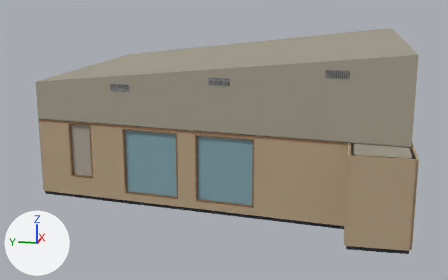
Renders of the glTF model preview/room-review.glb from each side of a commit.
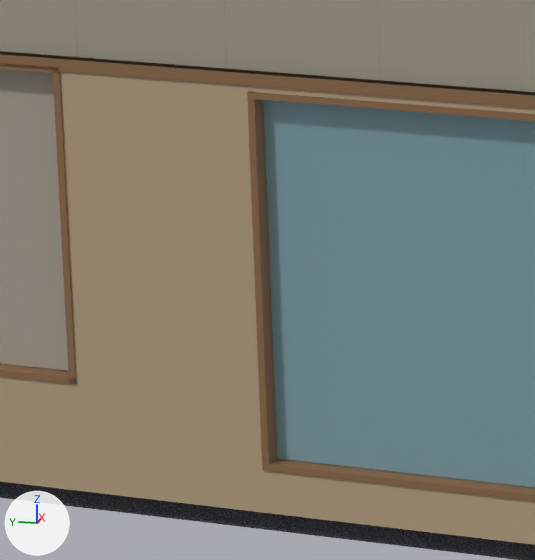
The first picture shows the older version from a 50 mm camera at (-25.5, 2.2, 7.4) aimed at (-0.3, 7.2, 1.1). The close-ups show the older and then the newer version on the part from 18% to 38% of the width and 40% to 74% of the height of that picture. Only the edits that show in the close-ups are written down. Every picture has the same lights, and +X, +Y and +Z are marked at lower left. Where no turn or scale is listed for an object, it has been applied to the vertices.

Objects in the first close-up: 'Door_West_Rear_Frame_A', 'Door_West_Rear_Infill', 'Floor_ScanFootprint', 'Trim_west', 'Wall_Door_West_Rear_Pier', 'Wall_Door_West_Rear_Sill', 'Wall_Upper_west', 'Wall_Window_West_2_Header', 'Wall_Window_West_2_Sill', 'Window_West_2_Frame_B', 'Window_West_2_Frame_Bottom', 'Window_West_2_Infill' and 4 more.
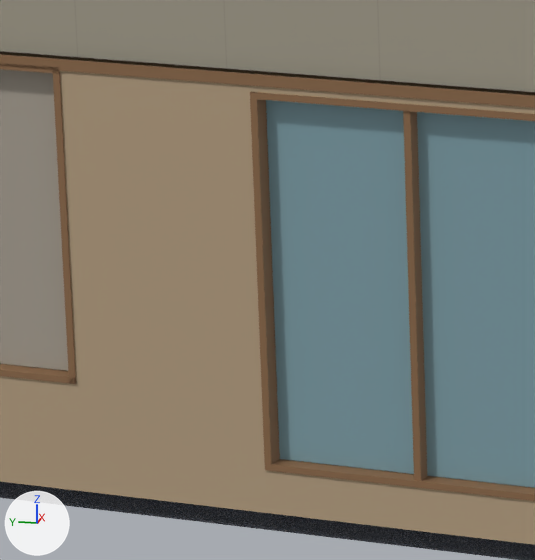
Where the newer file only moved an object's origin or applied its transform, the numbers keep the older frame.

Changed parts and their boxes (x1, y1, x2, y2) in the close-ups (535 x 560 px):
'Window_West_2_Frame_B', moved
    before: (247, 98, 277, 464)
    after: (250, 92, 280, 471)
'Window_West_2_CenterDivider', added (brown)
    after: (403, 111, 427, 481)

The change, as a list of edits to the scene's bpy script:
```text
Add me_cube_035_1:
    me_cube_035_1.from_pydata([(0.08, -0.03, -1.18), (0.08, -0.03, 1.18), (-0.08, -0.01, -1.18), (-0.08, -0.01, 1.18), (0.08, 0.01, -1.18), (0.08, 0.01, 1.18), (-0.08, 0.03, -1.18), (-0.08, 0.03, 1.18)], [], [(0, 1, 3), (0, 3, 2), (2, 3, 7), (2, 7, 6), (6, 7, 5), (6, 5, 4), (4, 5, 1), (4, 1, 0), (2, 6, 4), (2, 4, 0), (7, 3, 1), (7, 1, 5)])
    me_cube_035_1.materials.append(mat_oak_edge_trim)  # brown #8b6948
Change ob_window_west_2_frame_b:
    ob_window_west_2_frame_b.location: (-5.33, 9.803, 1.46) -> (-5.332, 9.785, 1.46)
Add ob_window_west_2_centerdivider:
    ob_window_west_2_centerdivider = bpy.data.objects.new('Window_West_2_CenterDivider', me_cube_035_1)
    ob_window_west_2_centerdivider.location = (-5.459, 8.8, 1.46)
```
